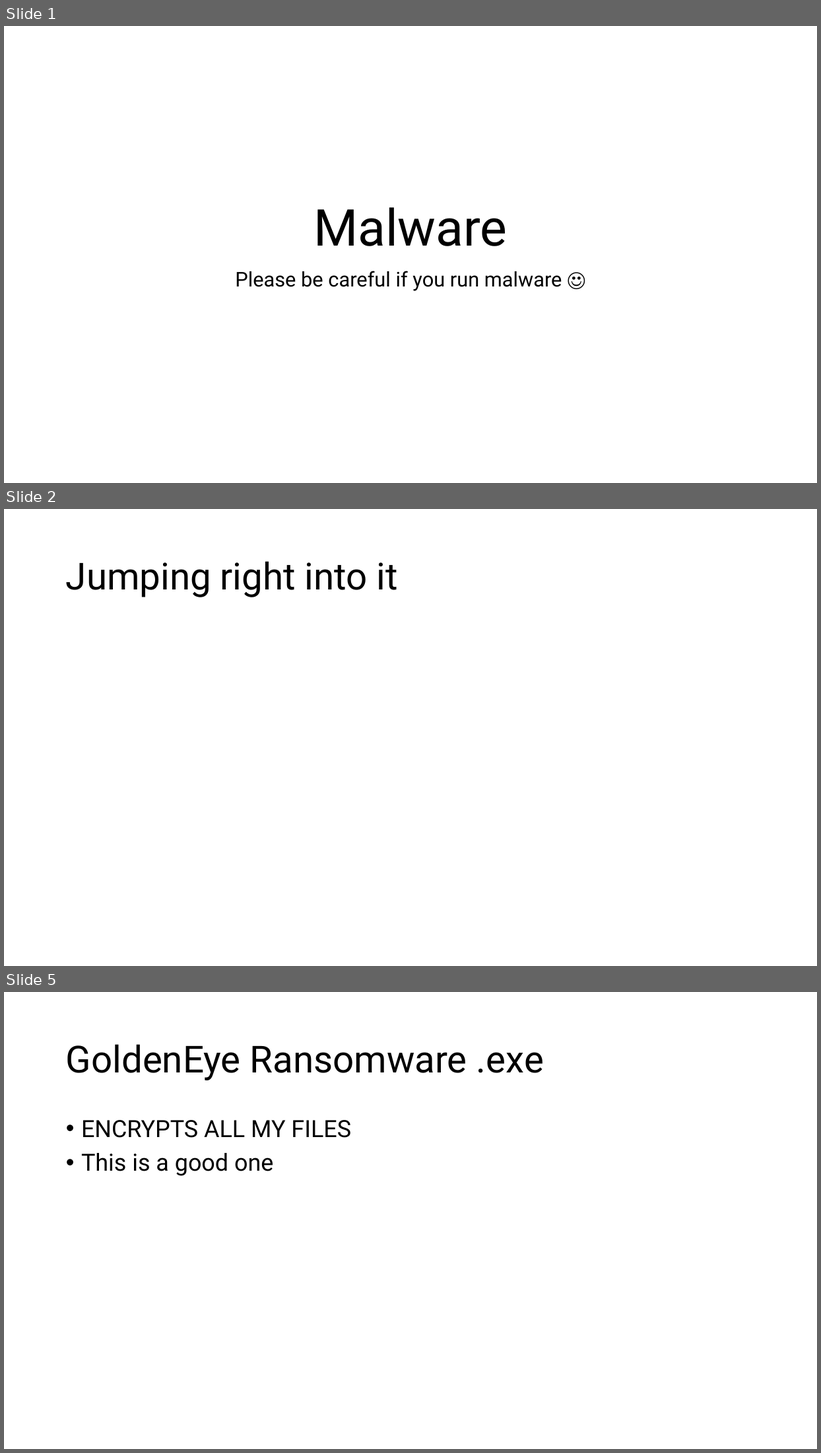
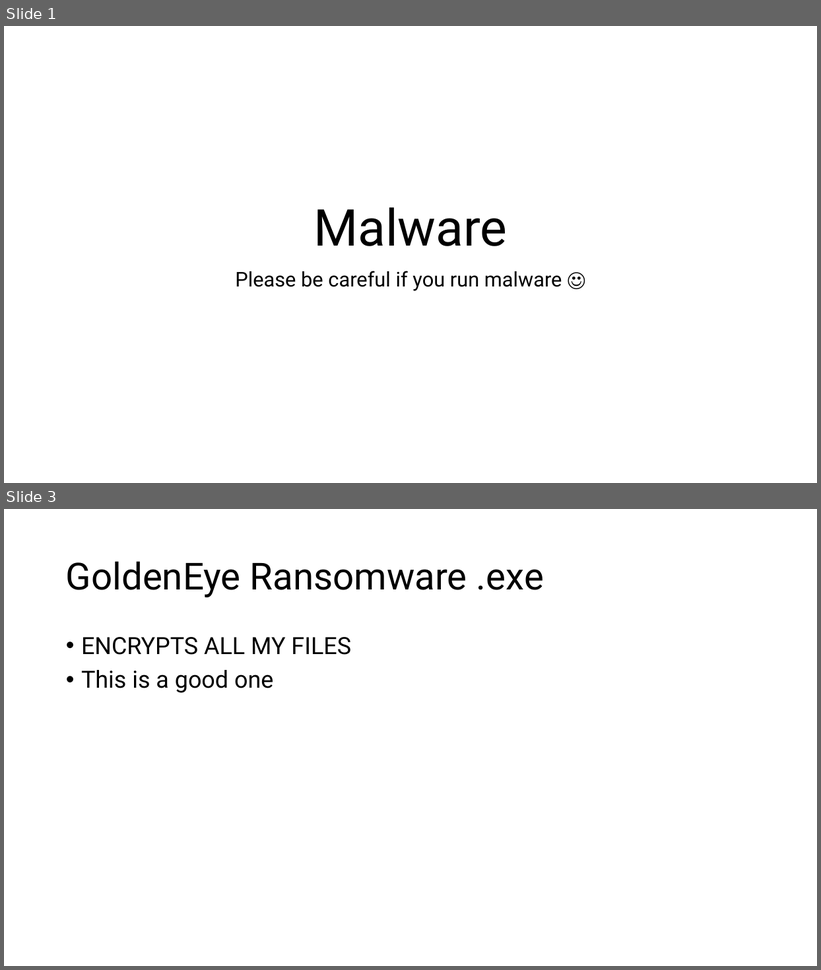
Before and after one commit to jacobchlebowski/cyber-outreach, a slide deck: Malware Presentation and Demonstration.pptx. Shown one above the other, each under a label of ours: slides 1, 2 and 5 before the commit, slides 1 and 3 after it; the slides between them are not shown. The pictures are 821x1453 and 821x970 pixels, drawn with LibreOffice and Linux fonts; fonts in the diff are those of the drawing. Boxes give left, top, right and bottom in pixels: in the first picture for what was removed or moved away, otherwise in the second. Text is boxed around its words. In the diff, an @@ line names an element or a change of style, - is before the commit and + after.

```diff
--- a/Malware Presentation and Demonstration.pptx
+++ b/Malware Presentation and Demonstration.pptx
@@ slide 2 removed at box(4, 509, 817, 966), background #FFFFFF @@
@@ title removed at box(66, 561, 398, 597) @@
-Jumping right into it
@@ what was slide 5 is now slide 3 @@
```
Also in this commit, not shown: 2 slides changed, 7 slides added, 3 other slides removed.
